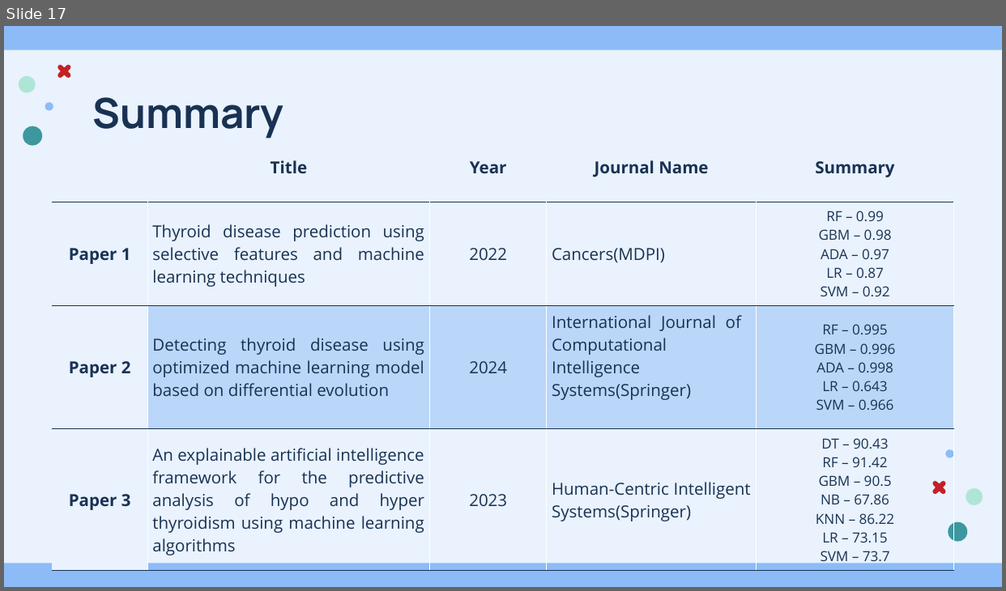
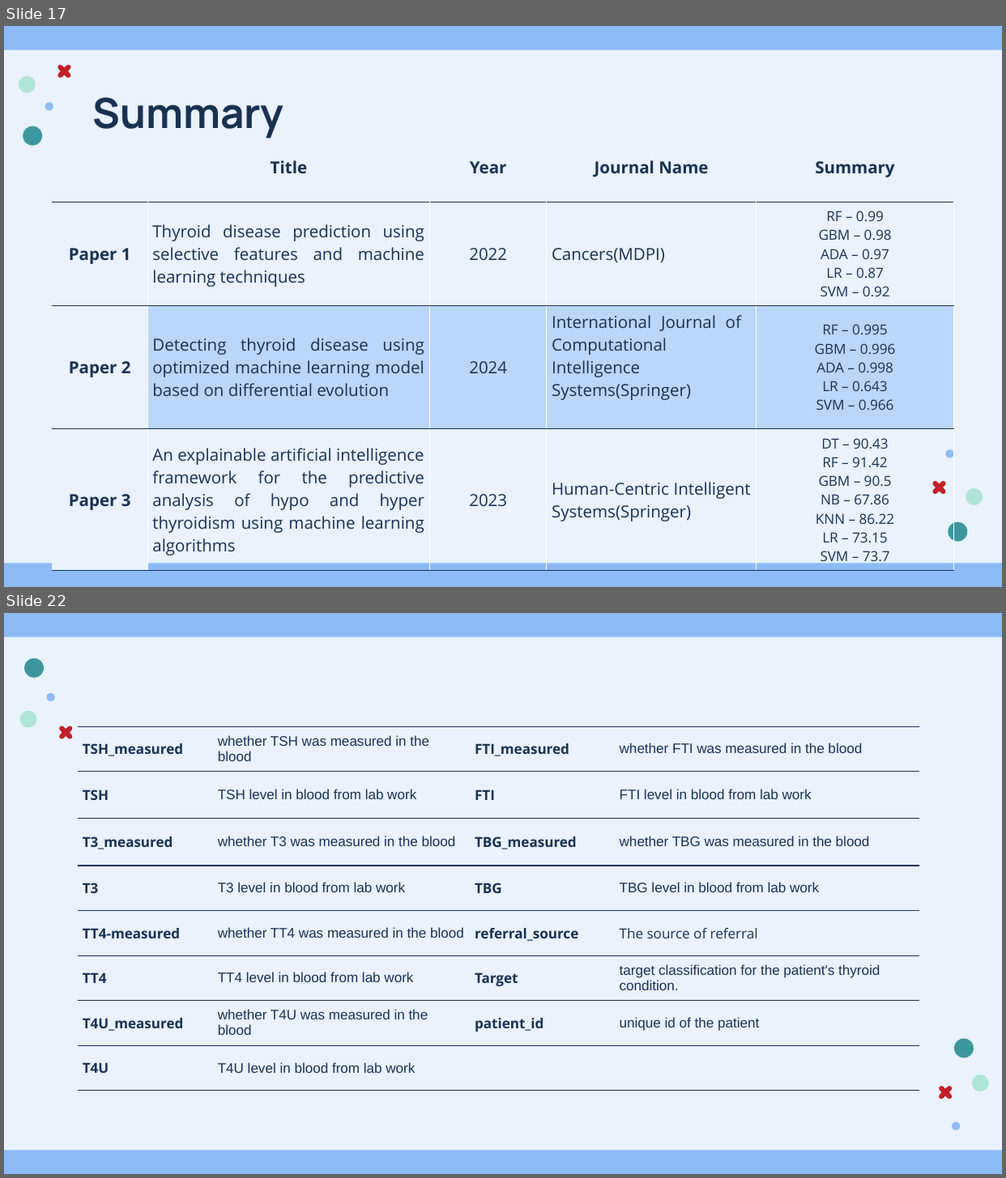
Before and after one commit to nikhi-la/Thyroid---Project, a slide deck: Documents/Thyroid_PPT.pptx. Shown one above the other, each under a label of ours: slide 17 before the commit, slides 17 and 22 after it; the slides between them are not shown. The pictures are 1006x591 and 1006x1178 pixels, drawn with LibreOffice and Linux fonts; fonts in the diff are those of the drawing. Boxes give left, top, right and bottom in pixels: in the first picture for what was removed or moved away, otherwise in the second. Text is boxed around its words. In the diff, an @@ line names an element or a change of style, - is before the commit and + after.

```diff
--- a/Documents/Thyroid_PPT.pptx
+++ b/Documents/Thyroid_PPT.pptx
@@ slide 22 added at [4,613,1002,1174], background #E9F2FD; not listed: 2 template elements that a slide beside it also shows @@
@@ group added at [16,653,992,1133]: 8 freeform shapes @@
@@ table added at [78,726,920,1091], 8 rows, 4 columns @@
+TSH_measured | whether TSH was measured in the blood | FTI_measured | whether FTI was measured in the blood
+TSH | TSH level in blood from lab work | FTI | FTI level in blood from lab work
+T3_measured | whether T3 was measured in the blood | TBG_measured | whether TBG was measured in the blood
+T3 | T3 level in blood from lab work | TBG | TBG level in blood from lab work
+TT4-measured | whether TT4 was measured in the blood | referral_source | The source of referral
+TT4 | TT4 level in blood from lab work | Target | target classification for the patient's thyroid condition.
+T4U_measured | whether T4U was measured in the blood | patient_id | unique id of the patient
+T4U | T4U level in blood from lab work |  | 
```
Also in this commit, not shown: 4 slides changed, 4 other slides added, 1 other file.
